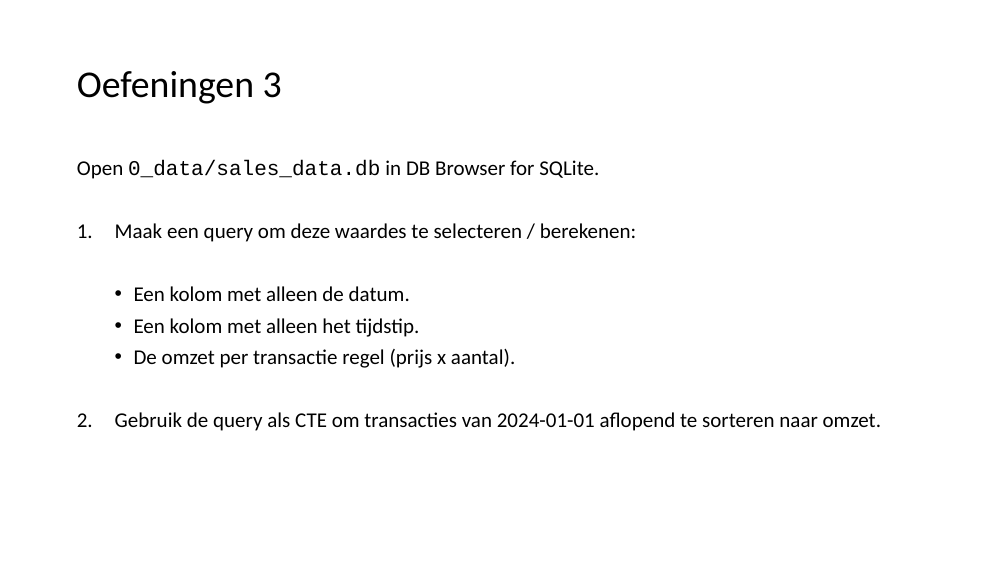
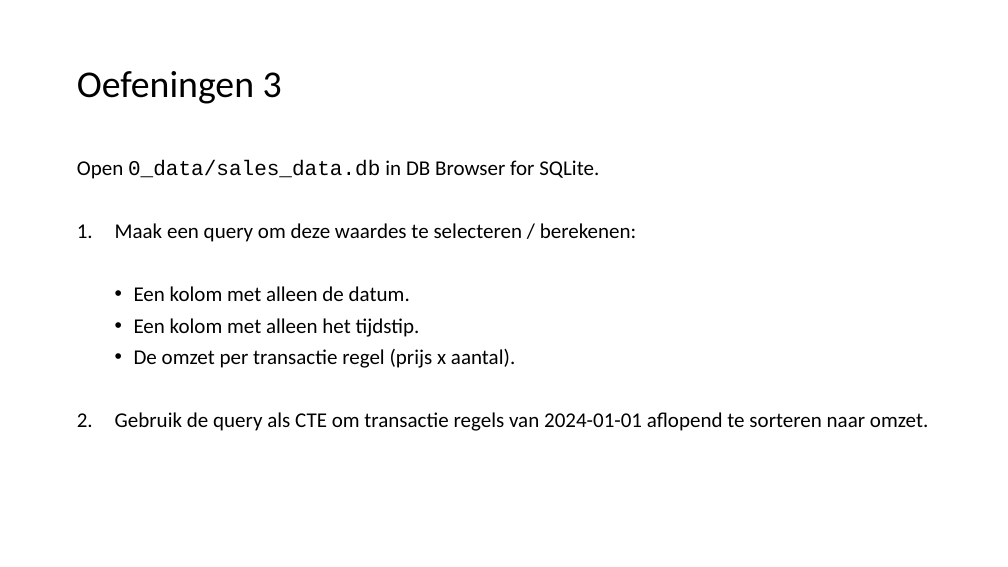
Before and after one commit to LFKoning/knowledge-sharing, a slide deck: slide 26 of sql_course/1_basics/1_basics.pptx. Drawn at 1008x567 pixels with LibreOffice and Linux fonts; fonts in the diff are those of the drawing. Boxes give left, top, right and bottom in pixels: in the first picture for what was removed or moved away, otherwise in the second. Text is boxed around its words. In the diff, an @@ line names an element or a change of style, - is before the commit and + after.

```diff
--- a/sql_course/1_basics/1_basics.pptx
+++ b/sql_course/1_basics/1_basics.pptx
@@ text at <box>115,412,928,431</box>: text changed @@
-2. Gebruik de query als CTE om transacties van 2024-01-01 aflopend te sorteren naar omzet.
+2. Gebruik de query als CTE om transactie regels van 2024-01-01 aflopend te sorteren naar omzet.
```
Also in this commit, not shown: 2 other slides changed, 2 other files.
